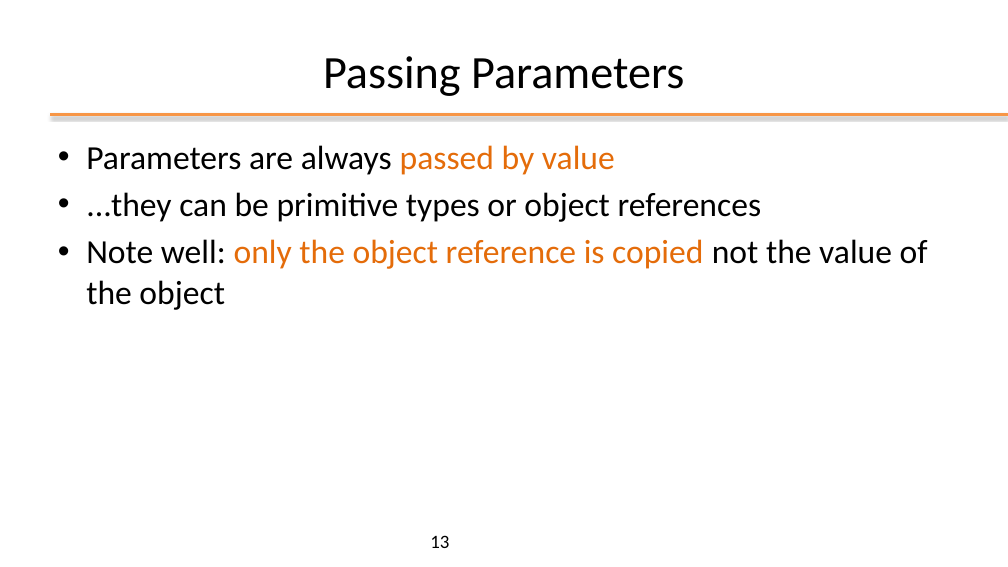
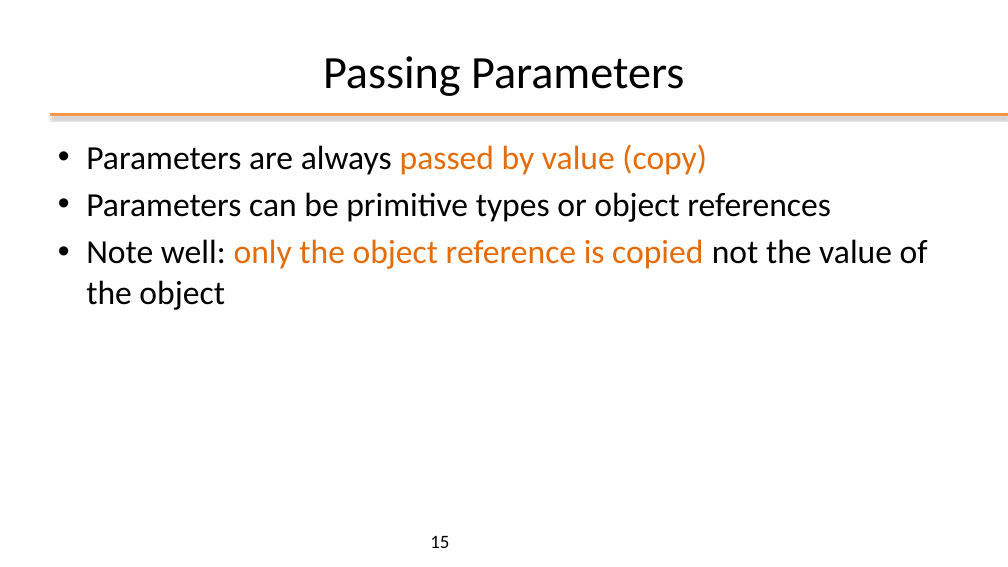
Before and after one commit to plctechnician/ooprogramming, a slide deck: slide 15 of java/slides/ppt/02 - Java Basics.pptx (slide 13 before the commit). Drawn at 1008x567 pixels with LibreOffice and Linux fonts; fonts in the diff are those of the drawing; background and template pictures are left out. Boxes give left, top, right and bottom in pixels: in the first picture for what was removed or moved away, otherwise in the second. Text is boxed around its words. In the diff, an @@ line names an element or a change of style, - is before the commit and + after.

```diff
--- a/java/slides/ppt/02 - Java Basics.pptx
+++ b/java/slides/ppt/02 - Java Basics.pptx
@@ text at [86, 144, 831, 222]: text changed @@
-• Parameters are always passed by value
-• ...they can be primitive types or object references
+• Parameters are always passed by value (copy)
+• Parameters can be primitive types or object references
@@ page number at [430, 536, 449, 548]: text changed @@
-13
+15
```
Also in this commit, not shown: 12 other slides changed, 6 slides added, 18 other files.
